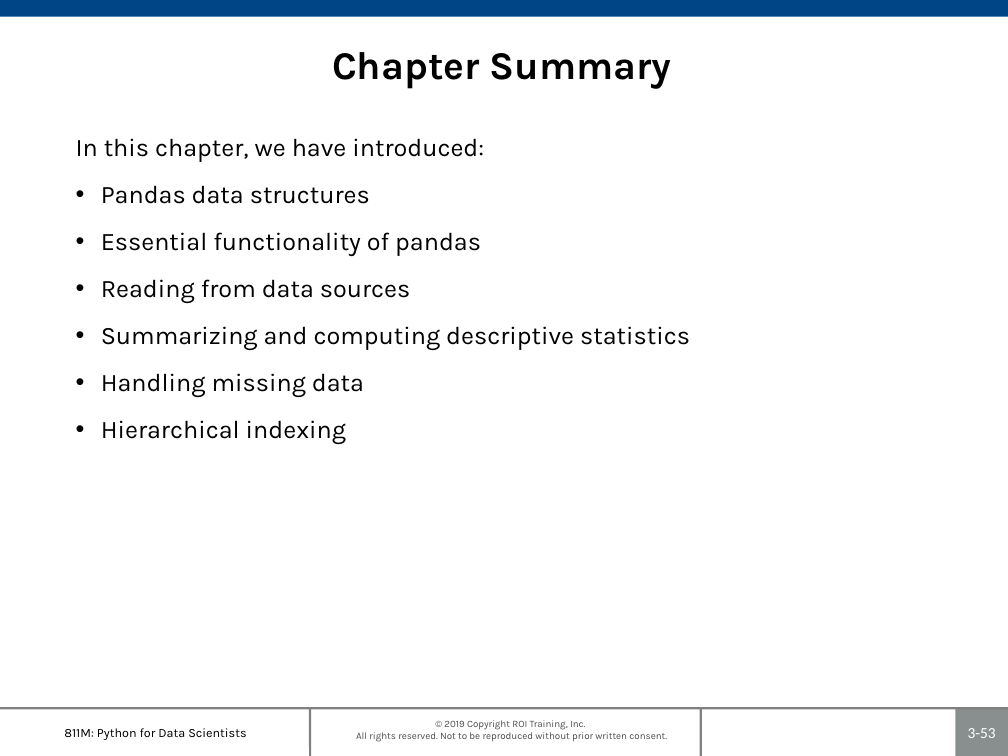
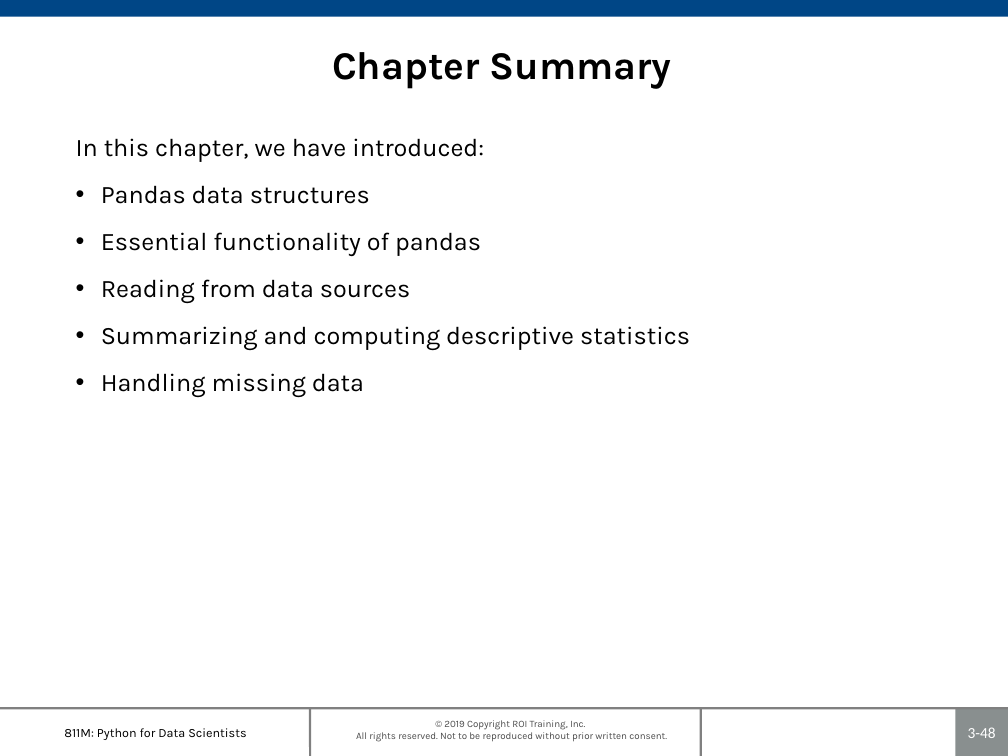
Before and after one commit to roitraining/PythonProgram, a slide deck: slide 48 of Day3-Pandas/Ch03_Pandas.pptx (slide 53 before the commit). Drawn at 1008x756 pixels with LibreOffice and Linux fonts; fonts in the diff are those of the drawing; background and template pictures are left out. Boxes give left, top, right and bottom in pixels: in the first picture for what was removed or moved away, otherwise in the second. Text is boxed around its words. In the diff, an @@ line names an element or a change of style, - is before the commit and + after.

Commit message:
0.0.5

```diff
--- a/Day3-Pandas/Ch03_Pandas.pptx
+++ b/Day3-Pandas/Ch03_Pandas.pptx
@@ text at box(101, 420, 346, 445): paragraph removed @@
-• Hierarchical indexing
@@ page number at box(968, 727, 996, 738): text changed @@
-3-53
+3-48
```
Also in this commit, not shown: 7 other slides changed, 5 slides removed.
